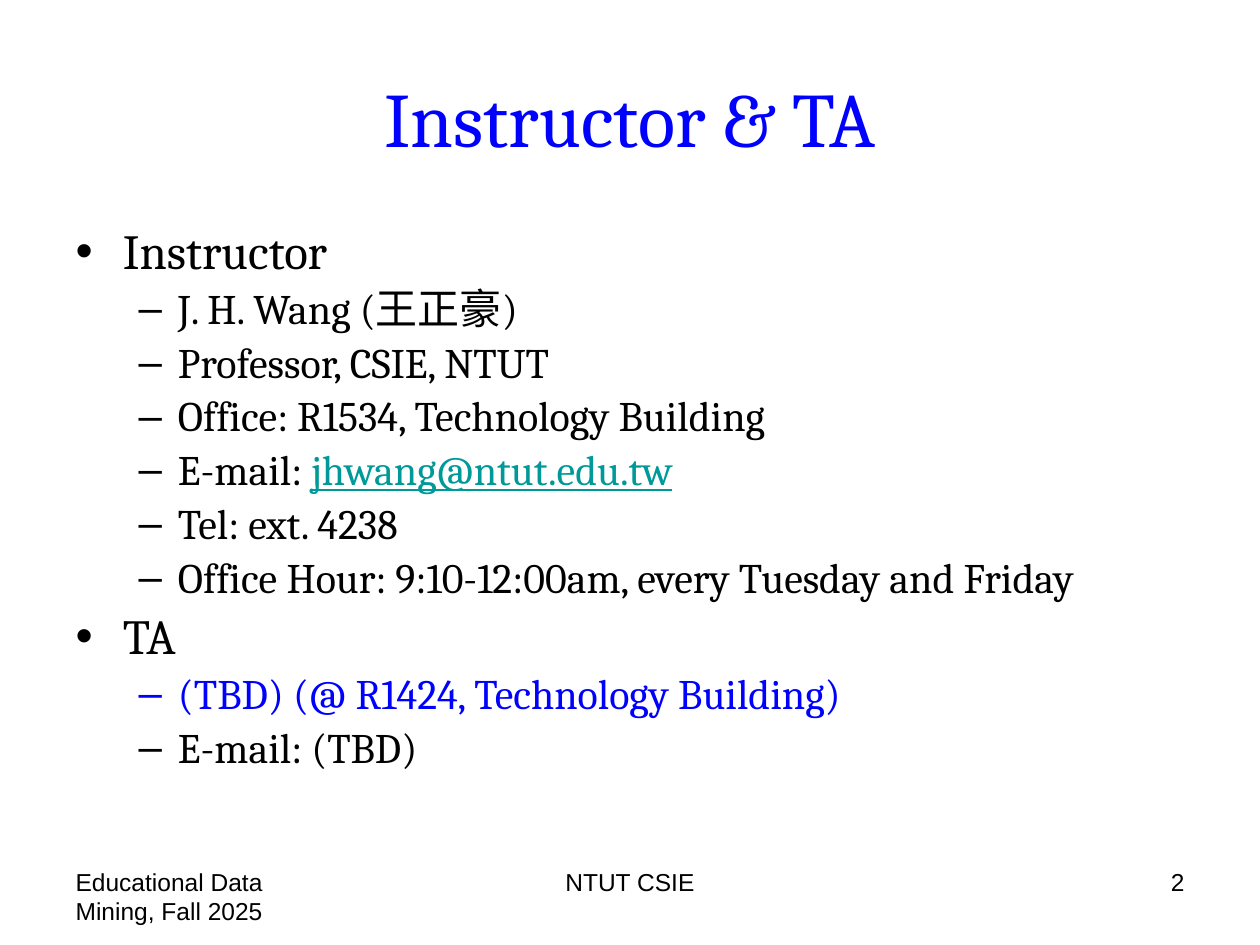
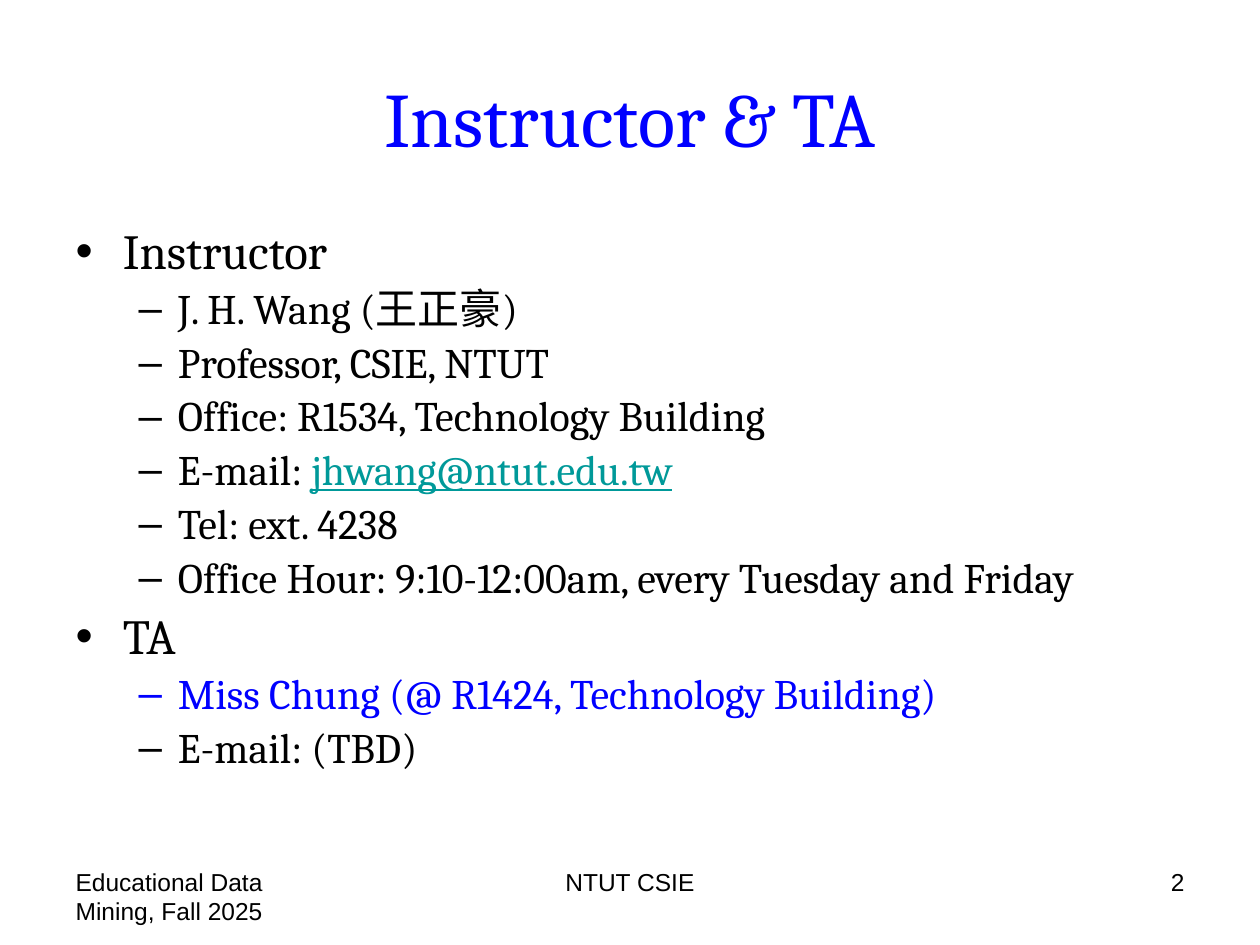
Before and after one commit to chriswjh/chriswjh.github.io, a slide deck: slide 2 of EDM/00-overview.pptx. Drawn at 1260x945 pixels with LibreOffice and Linux fonts; fonts in the diff are those of the drawing. Boxes give left, top, right and bottom in pixels: in the first picture for what was removed or moved away, otherwise in the second. Text is boxed around its words. In the diff, an @@ line names an element or a change of style, - is before the commit and + after.

```diff
--- a/EDM/00-overview.pptx
+++ b/EDM/00-overview.pptx
@@ text at box(178, 679, 936, 719): text changed @@
-  – (TBD) (@ R1424, Technology Building)
+  – Miss Chung (@ R1424, Technology Building)
```
Also in this commit, not shown: 2 other slides changed.
